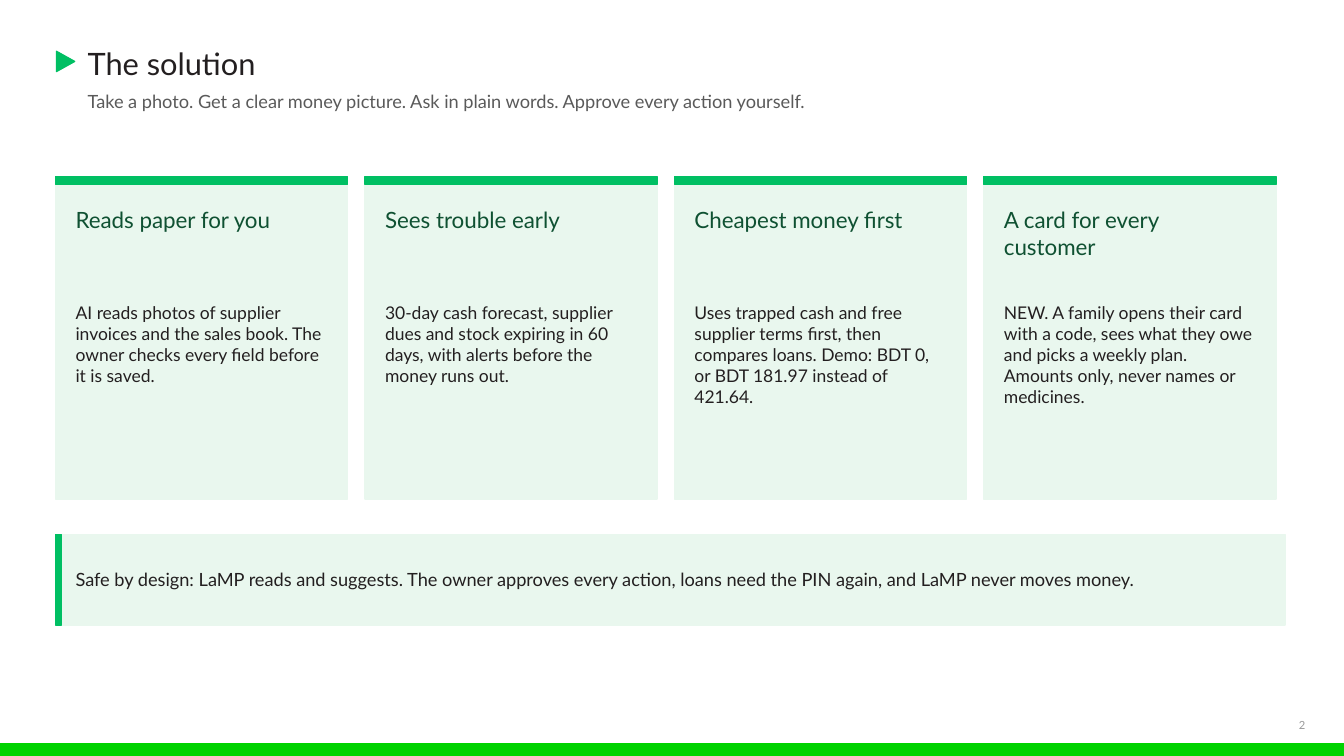
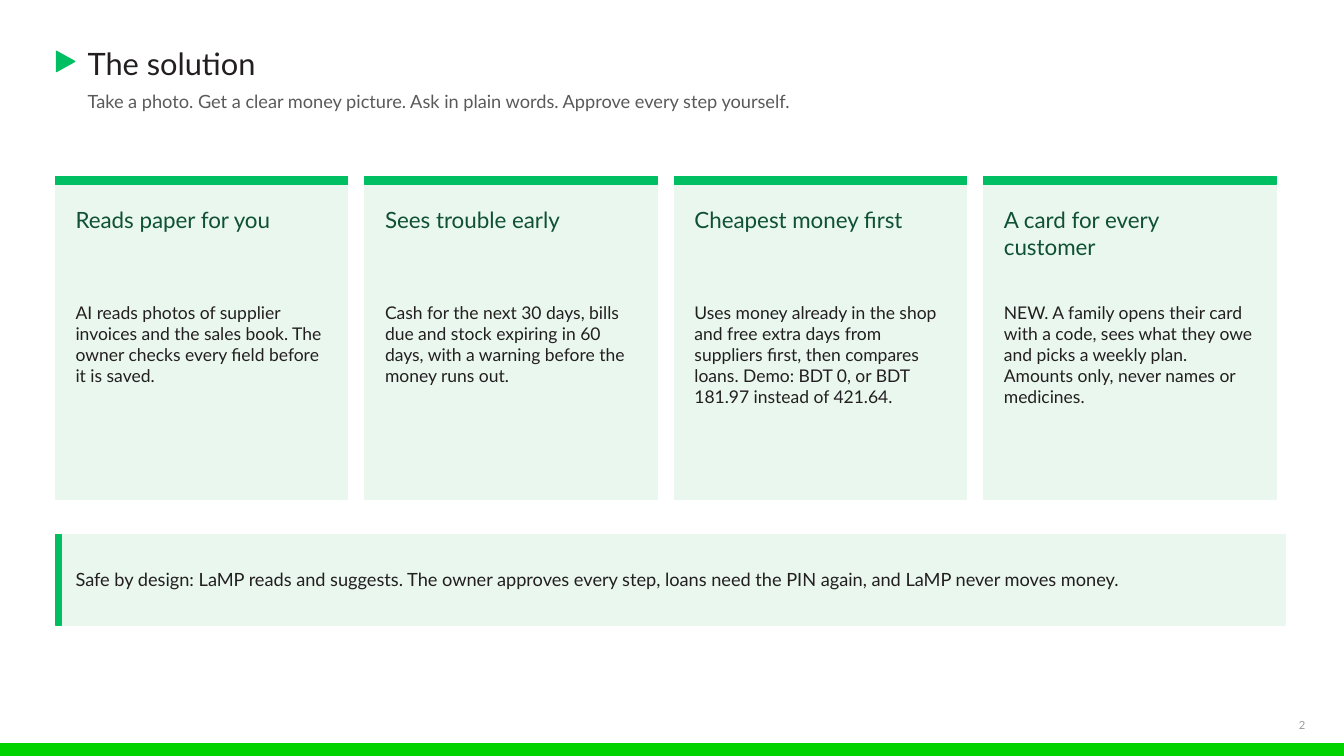
Before and after one commit to ishmam259/LaMP.ai, a slide deck: slide 2 of deck/LaMP-AIgnite.pptx. Drawn at 1344x756 pixels with LibreOffice and Linux fonts; fonts in the diff are those of the drawing. Boxes give left, top, right and bottom in pixels: in the first picture for what was removed or moved away, otherwise in the second. Text is boxed around its words. In the diff, an @@ line names an element or a change of style, - is before the commit and + after.

Commit message:
deck: plain wording, new screenshots, test count

```diff
--- a/deck/LaMP-AIgnite.pptx
+++ b/deck/LaMP-AIgnite.pptx
@@ text at box(88, 94, 790, 111): text changed @@
-Take a photo. Get a clear money picture. Ask in plain words. Approve every action yourself.
+Take a photo. Get a clear money picture. Ask in plain words. Approve every step yourself.
@@ text at box(385, 306, 624, 385): text changed @@
-30-day cash forecast, supplier dues and stock expiring in 60 days, with alerts before the money runs out.
+Cash for the next 30 days, bills due and stock expiring in 60 days, with a warning before the money runs out.
@@ text at box(694, 306, 936, 403): text changed @@
-Uses trapped cash and free supplier terms first, then compares loans. Demo: BDT 0, or BDT 181.97 instead of 421.64.
+Uses money already in the shop and free extra days from suppliers first, then compares loans. Demo: BDT 0, or BDT 181.97 instead of 421.64.
@@ text at box(76, 572, 1119, 590): text changed @@
-Safe by design: LaMP reads and suggests. The owner approves every action, loans need the PIN again, and LaMP never moves money.
+Safe by design: LaMP reads and suggests. The owner approves every step, loans need the PIN again, and LaMP never moves money.
```
Also in this commit, not shown: 4 other slides changed, 5 other files.
